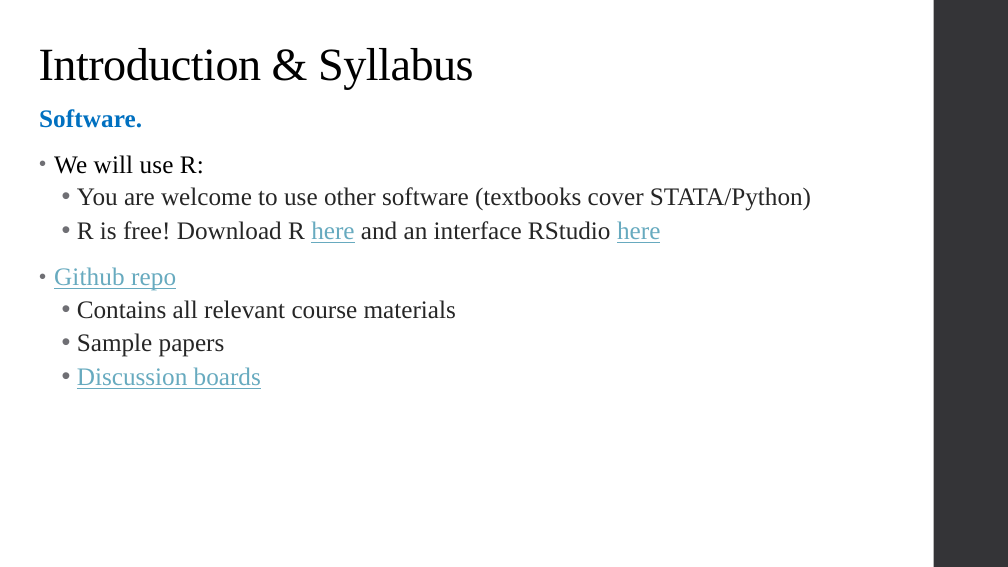
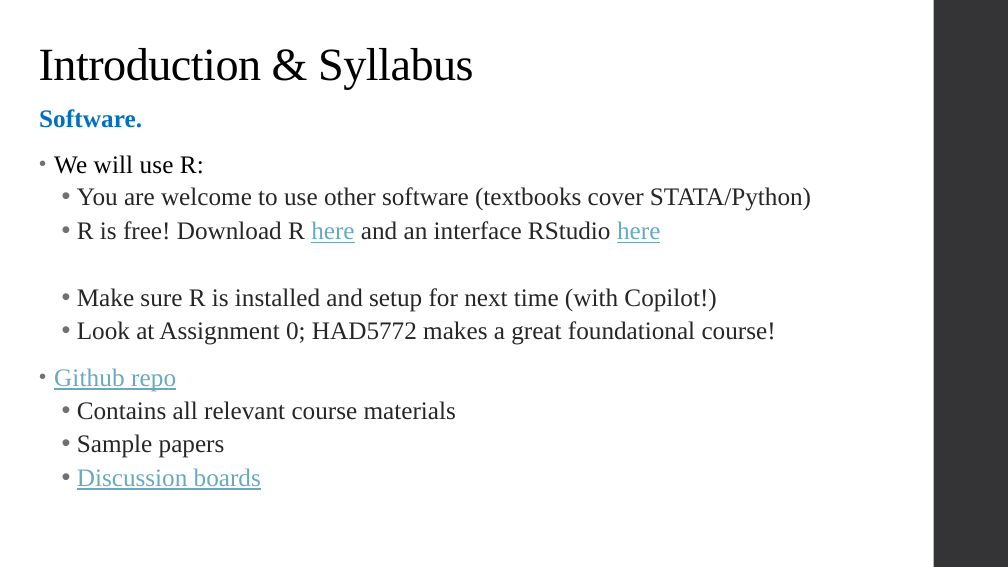
Before and after one commit to alex-hoagland/HAD5744, a slide deck: slide 7 of Lecture01_Introduction/Lecture1_Frameworks.pptx (slide 14 before the commit). Drawn at 1008x567 pixels with LibreOffice and Linux fonts; fonts in the diff are those of the drawing. Boxes give left, top, right and bottom in pixels: in the first picture for what was removed or moved away, otherwise in the second. Text is boxed around its words. In the diff, an @@ line names an element or a change of style, - is before the commit and + after.

```diff
--- a/Lecture01_Introduction/Lecture1_Frameworks.pptx
+++ b/Lecture01_Introduction/Lecture1_Frameworks.pptx
@@ text at (x1=77, y1=288, x2=776, y2=345): paragraphs added @@
+  • Make sure R is installed and setup for next time (with Copilot!)
+  • Look at Assignment 0; HAD5772 makes a great foundational course!
```
Also in this commit, not shown: 14 other slides changed, 9 slides added, 4 slides removed, 1 other file.
